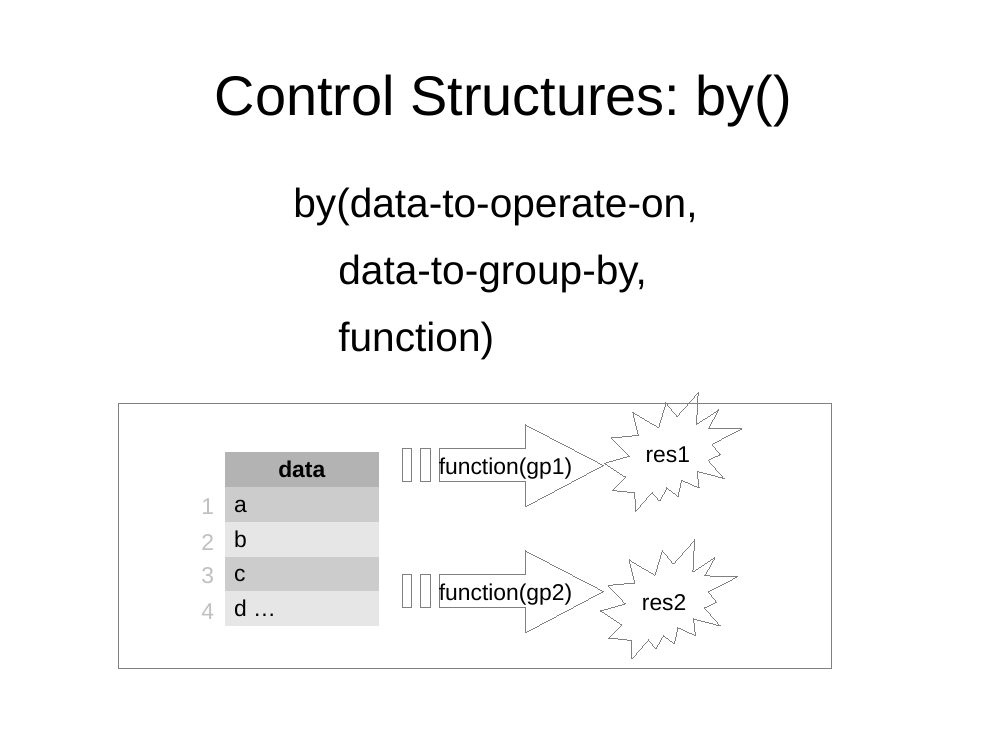
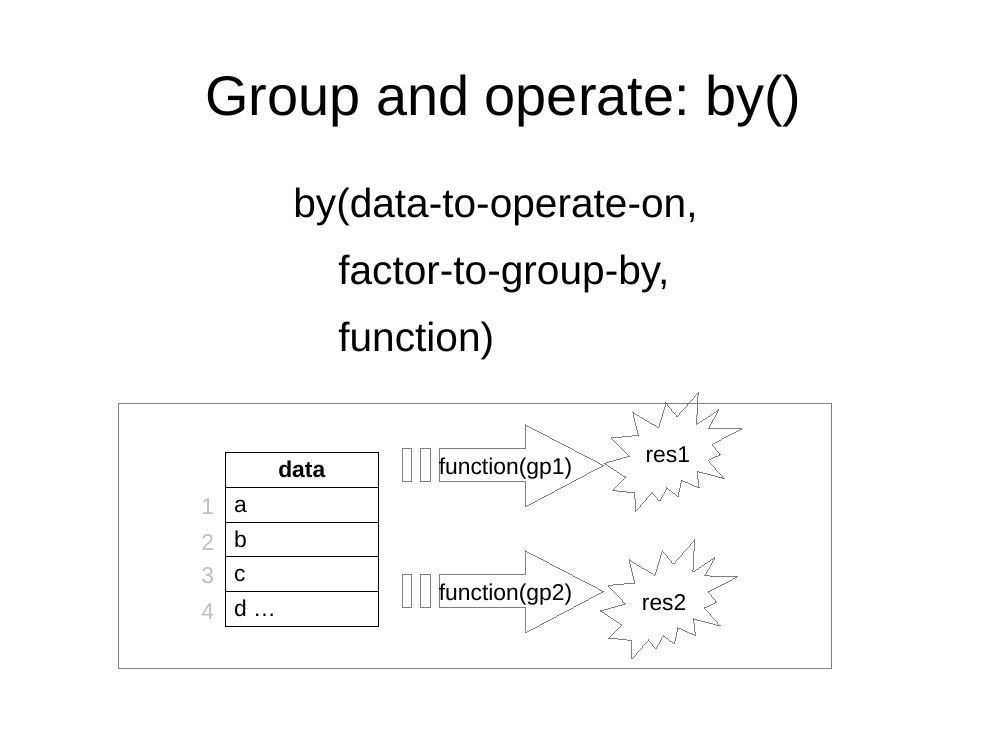
Before and after one commit to ubccr/hsws, a slide deck: slide 25 of slides/R-intro-slideset-4.odp (slide 16 before the commit). Drawn at 1008x756 pixels with LibreOffice and Linux fonts; fonts in the diff are those of the drawing. Boxes give left, top, right and bottom in pixels: in the first picture for what was removed or moved away, otherwise in the second. Text is boxed around its words. In the diff, an @@ line names an element or a change of style, - is before the commit and + after.

```diff
--- a/slides/R-intro-slideset-4.odp
+++ b/slides/R-intro-slideset-4.odp
@@ title at (205, 74, 801, 125): text changed @@
-Control Structures: by()
+Group and operate: by()
@@ text at (338, 254, 669, 292): text changed @@
-data-to-group-by,
+factor-to-group-by,
@@ table at (225, 453, 379, 627) @@
@@ fill #B3B3B3 to none in row 1, column 1 @@
@@ fill #CCCCCC to none in 2 cells @@
@@ fill #E6E6E6 to none in 2 cells @@
@@ borders changed @@
```
Also in this commit, not shown: 9 other slides changed, 15 slides added, 1 slide removed, 8 other files.
